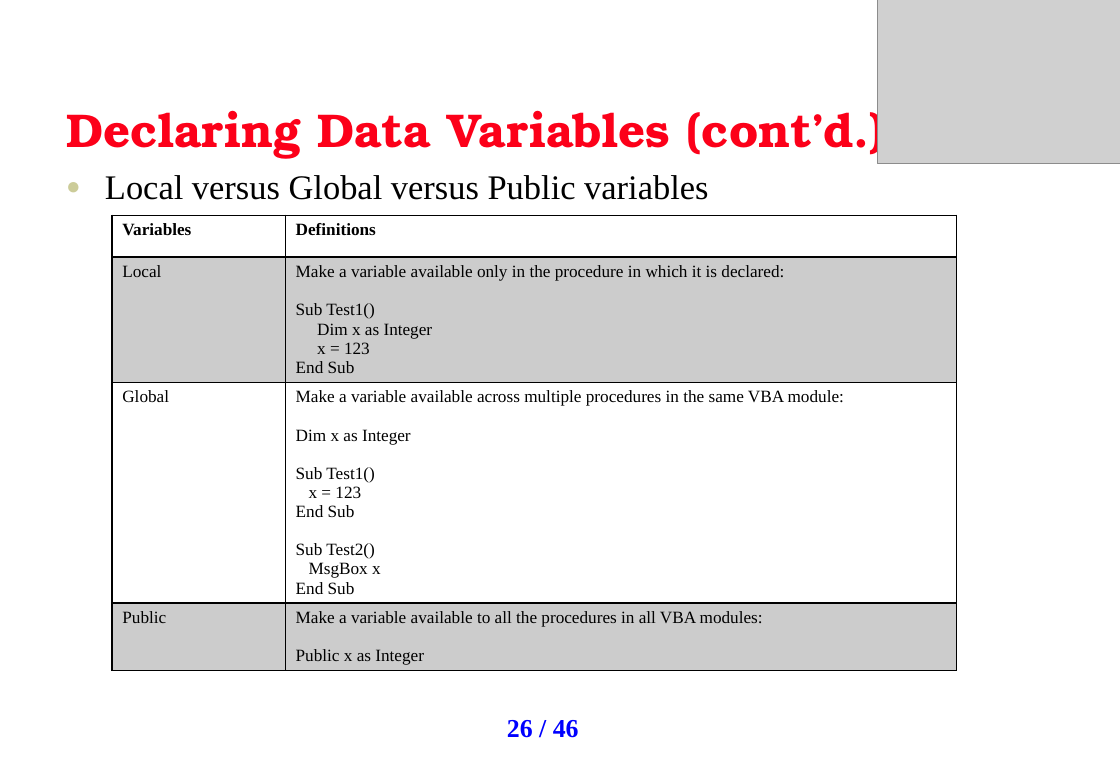
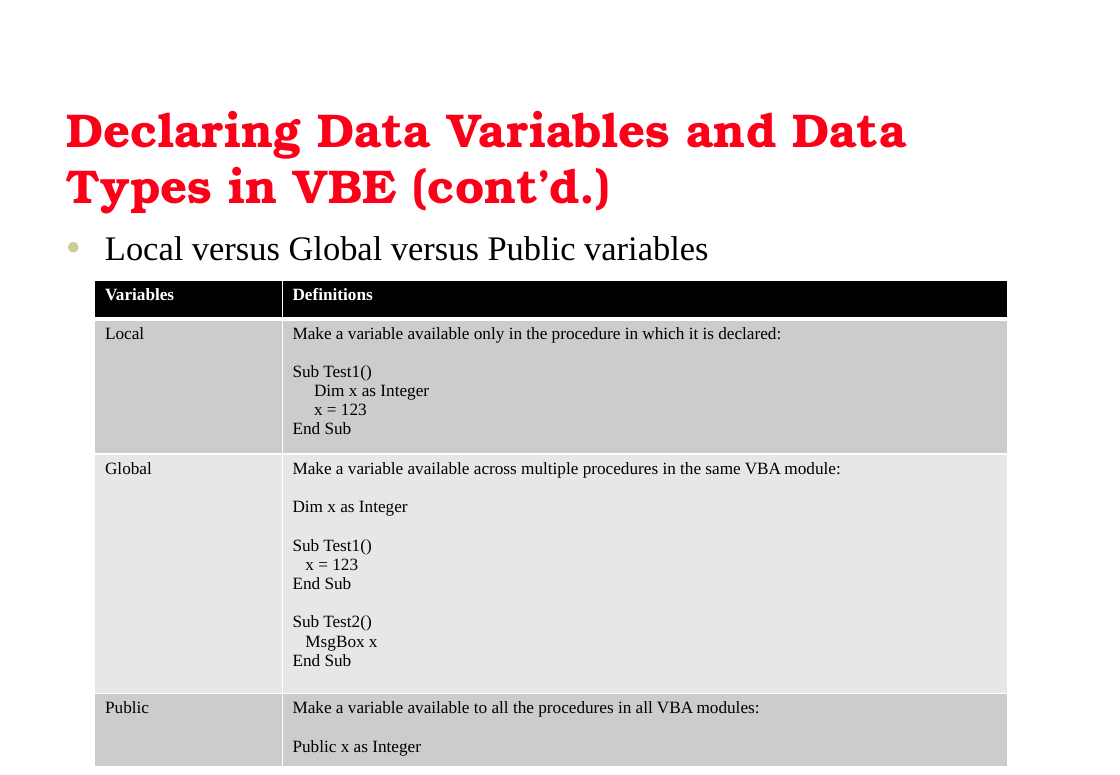
Before and after one commit to uhasan1/Quantitative-Finance, a slide deck: slide 28 of AO VBA Training Slides v3.pptx (slide 26 before the commit). Drawn at 1120x775 pixels with LibreOffice and Linux fonts; fonts in the diff are those of the drawing; grey boxes stand for pictures; background and template pictures are left out. Boxes give left, top, right and bottom in pixels: in the first picture for what was removed or moved away, otherwise in the second. Text is boxed around its words. In the diff, an @@ line names an element or a change of style, - is before the commit and + after.

```diff
--- a/AO VBA Training Slides v3.pptx
+++ b/AO VBA Training Slides v3.pptx
@@ picture removed at box(877, 0, 1120, 163) @@
@@ title at box(66, 110, 907, 214): text changed @@
-Declaring Data Variables (cont’d.)
+Declaring Data Variables and Data Types in VBE (cont’d.)
@@ text "Local versus Global versus Public ...": place and size @@
-text "Local versus Global versus Public ..." at box(105, 175, 708, 200)
+text "Local versus Global versus Public ..." at box(105, 236, 708, 261)
@@ table at box(95, 280, 1008, 767) @@
@@ fill none to #000000 in row 1 @@
@@ fill #000000 at 20% opacity to #CCCCCC in 4 cells @@
@@ fill none to #E7E7E7 in row 3 @@
@@ text colour #000000 to #FFFFFF in "Variables", "Definitions" @@
@@ borders changed @@
@@ table: place and size @@
-table at box(112, 215, 957, 702)
+table at box(95, 280, 1008, 767)
@@ page number at box(507, 720, 579, 738): text changed @@
-26 / 46
+28 / 52
```
Also in this commit, not shown: 18 other slides changed, 6 slides added.
